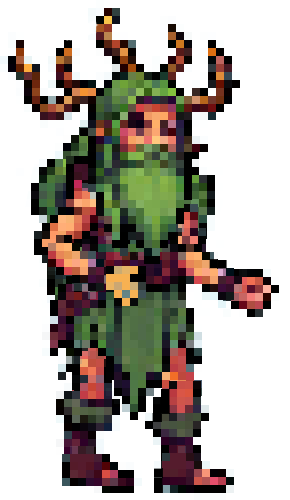
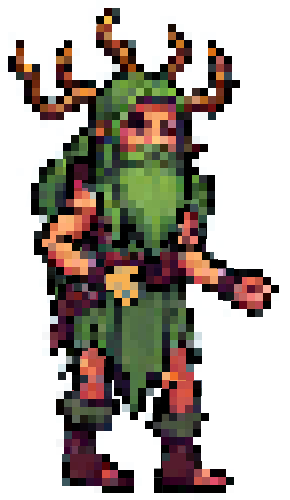
Before/after of a 290x500 layered artwork. What changed in the layer stack:
painted on "cabeca" over (x1=0, y1=8, x2=104, y2=128)
painted on "braco-direito" over (x1=202, y1=292, x2=226, y2=308)
painted on "mao-direita" over (x1=263, y1=269, x2=271, y2=277)
painted on "pe-esquerda" over (x1=134, y1=478, x2=142, y2=486)
painted on "perna-esquerda" over (x1=56, y1=415, x2=120, y2=454)
painted on "pe-direito" over (x1=154, y1=461, x2=234, y2=493)
painted on "perna-direita" over (x1=153, y1=405, x2=209, y2=445)
